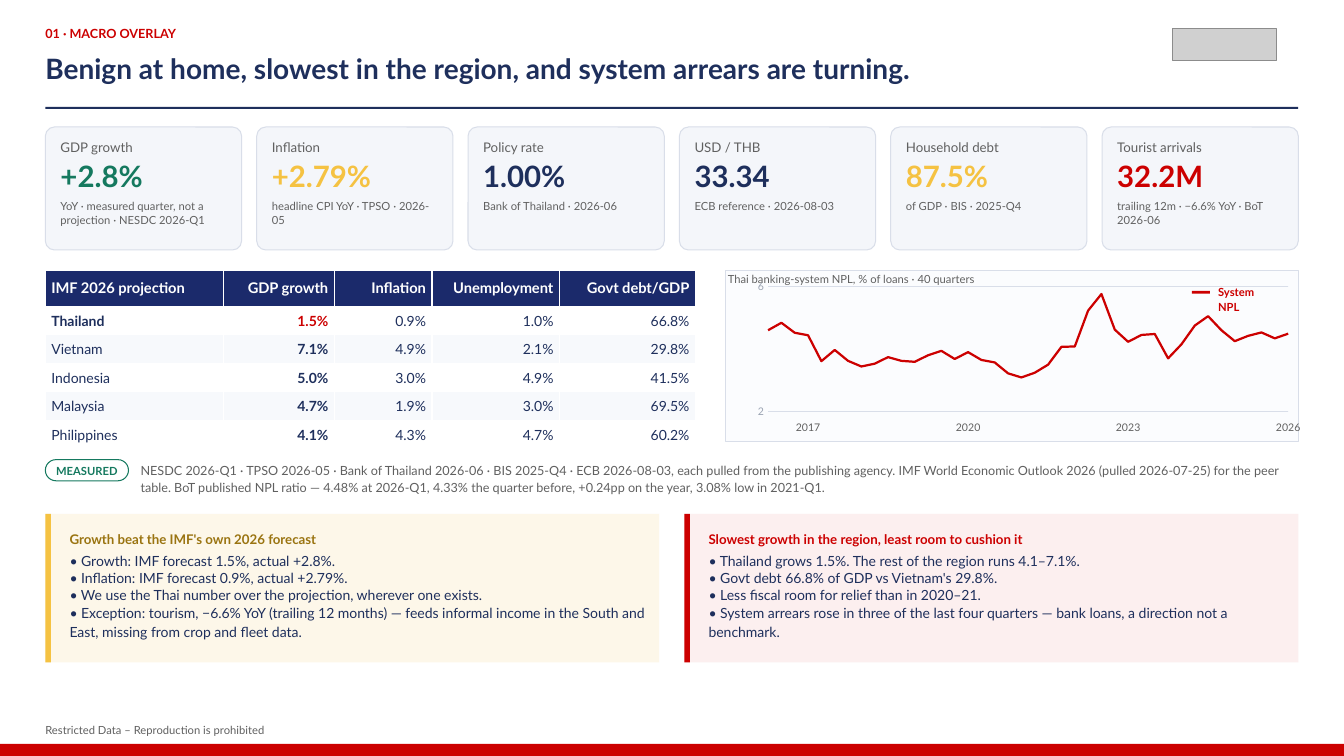
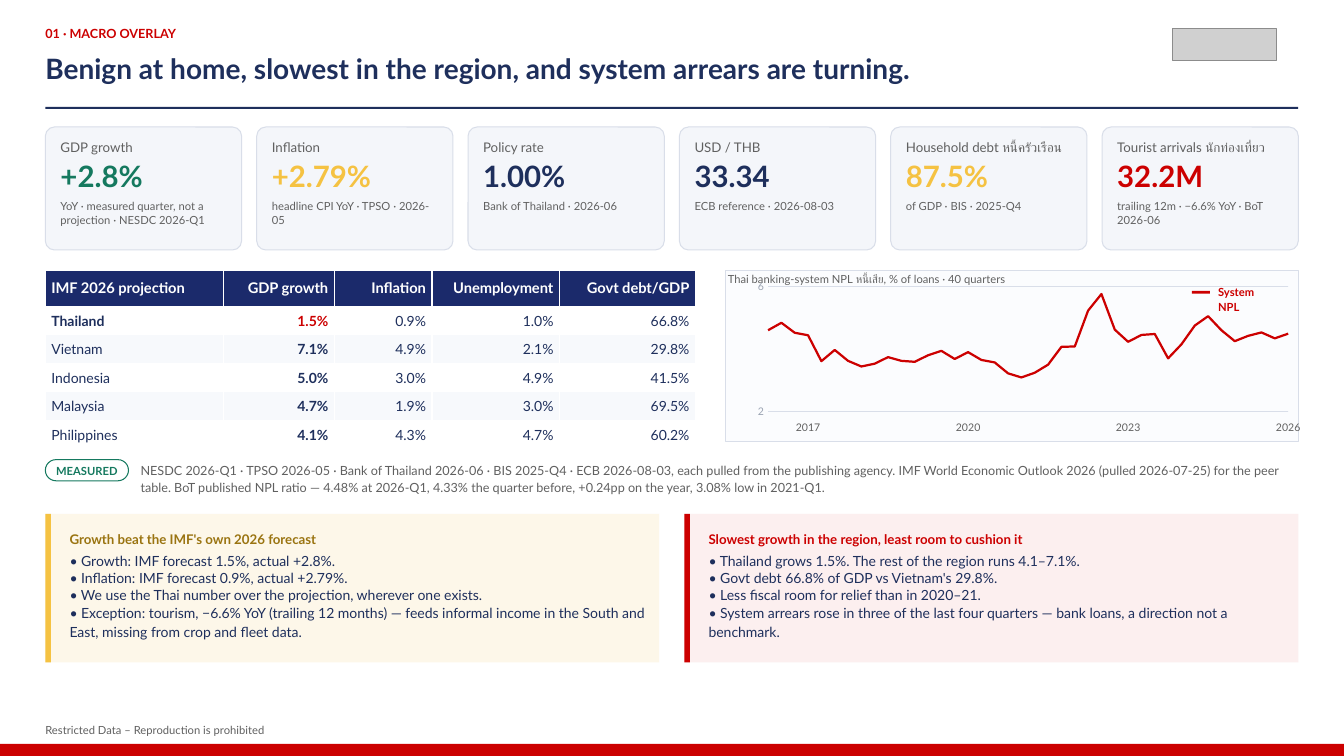
Before and after one commit to kaustavb2101/competitive-intel, a slide deck: slide 3 of docs/decks/mcom-2026-08-05-macro.pptx. Drawn at 1344x756 pixels with LibreOffice and Linux fonts; fonts in the diff are those of the drawing; grey boxes stand for pictures. Boxes give left, top, right and bottom in pixels: in the first picture for what was removed or moved away, otherwise in the second. Text is boxed around its words. In the diff, an @@ line names an element or a change of style, - is before the commit and + after.

```diff
--- a/docs/decks/mcom-2026-08-05-macro.pptx
+++ b/docs/decks/mcom-2026-08-05-macro.pptx
@@ text at <box>906,142,1062,152</box>: text changed @@
-Household debt
+Household debt หนี้ครัวเรือน
@@ text at <box>1117,142,1265,152</box>: text changed @@
-Tourist arrivals
+Tourist arrivals นักท่องเที่ยว
@@ text at <box>728,275,1005,286</box>: text changed @@
-Thai banking-system NPL, % of loans · 40 quarters
+Thai banking-system NPL หนี้เสีย, % of loans · 40 quarters
```
Also in this commit, not shown: 3 other slides changed, 1 other file.
